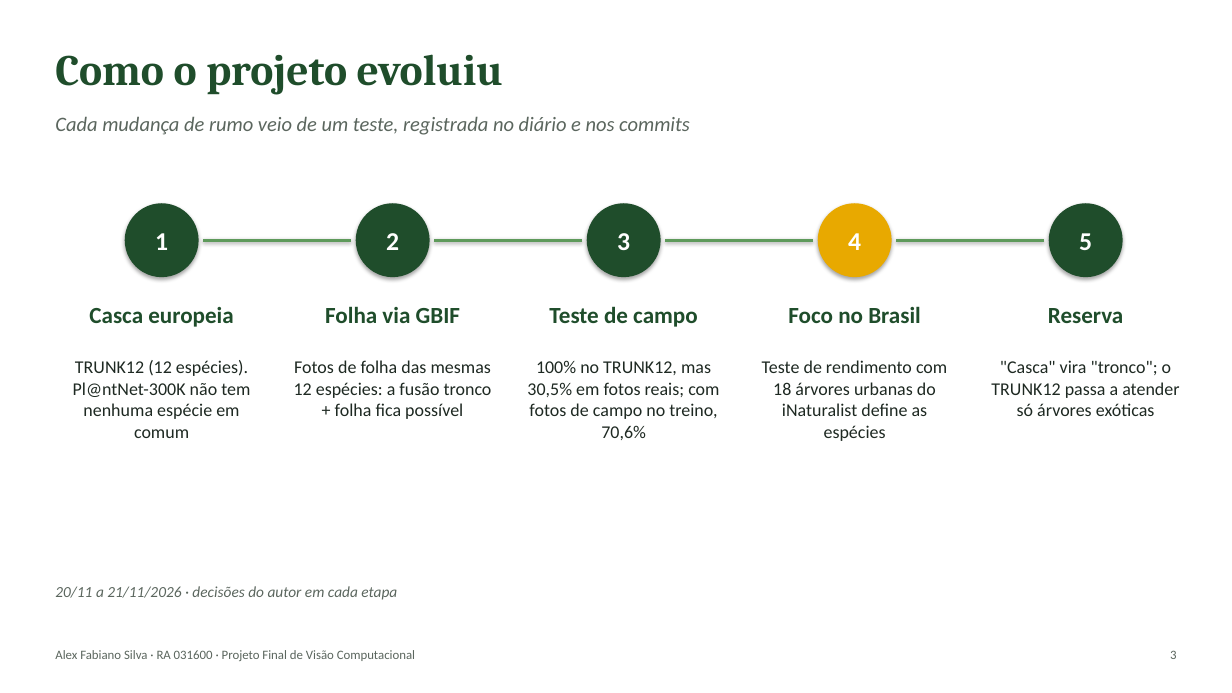
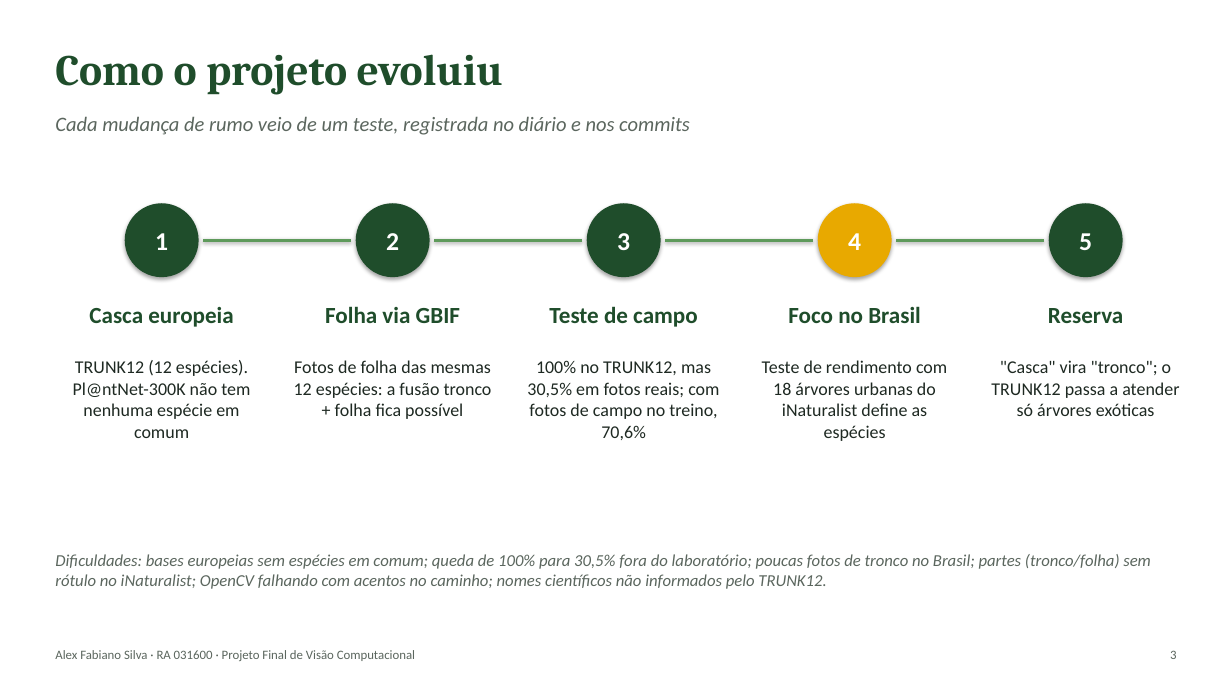
Before and after one commit to alexfabianomoc/Sistema-Interativo-de-Visao-Computacional-e-Inteligencia-Multimodal, a slide deck: slide 3 of docs/apresentacao/apresentacao.pptx. Drawn at 1232x693 pixels with LibreOffice and Linux fonts; fonts in the diff are those of the drawing. Boxes give left, top, right and bottom in pixels: in the first picture for what was removed or moved away, otherwise in the second. Text is boxed around its words. In the diff, an @@ line names an element or a change of style, - is before the commit and + after.

```diff
--- a/docs/apresentacao/apresentacao.pptx
+++ b/docs/apresentacao/apresentacao.pptx
@@ text at (55,554,1151,589): text changed; size 12 to 13 pt @@
-20/11 a 21/11/2026 · decisões do autor em cada etapa
+Dificuldades: bases europeias sem espécies em comum; queda de 100% para 30,5% fora do laboratório; poucas fotos de tronco no Brasil; partes (tronco/folha) sem rótulo no iNaturalist; OpenCV falhando com acentos no caminho; nomes científicos não informados pelo TRUNK12.
```
Also in this commit, not shown: 12 other slides changed, 3 slides added, 4 other files.
